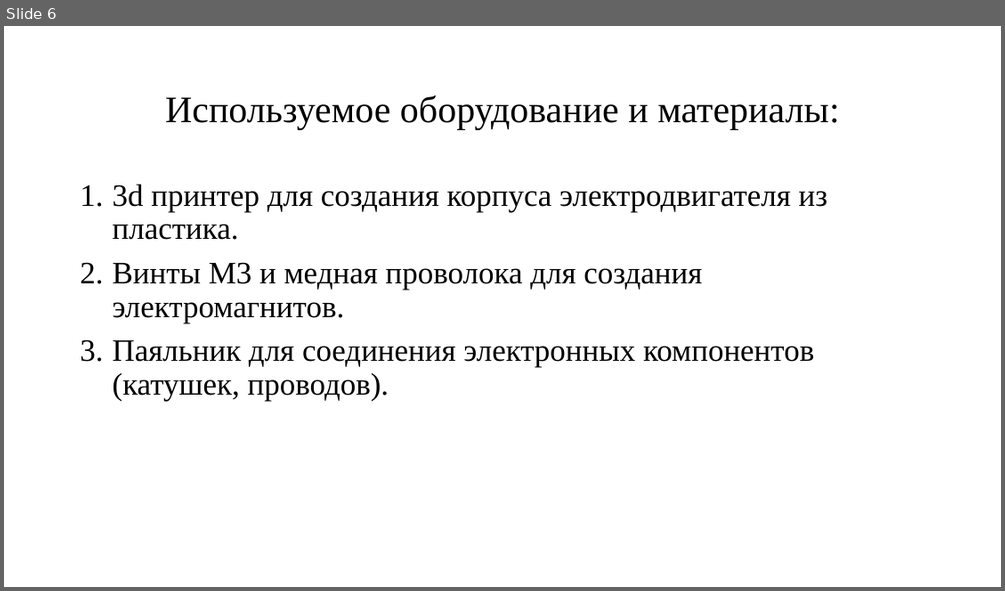
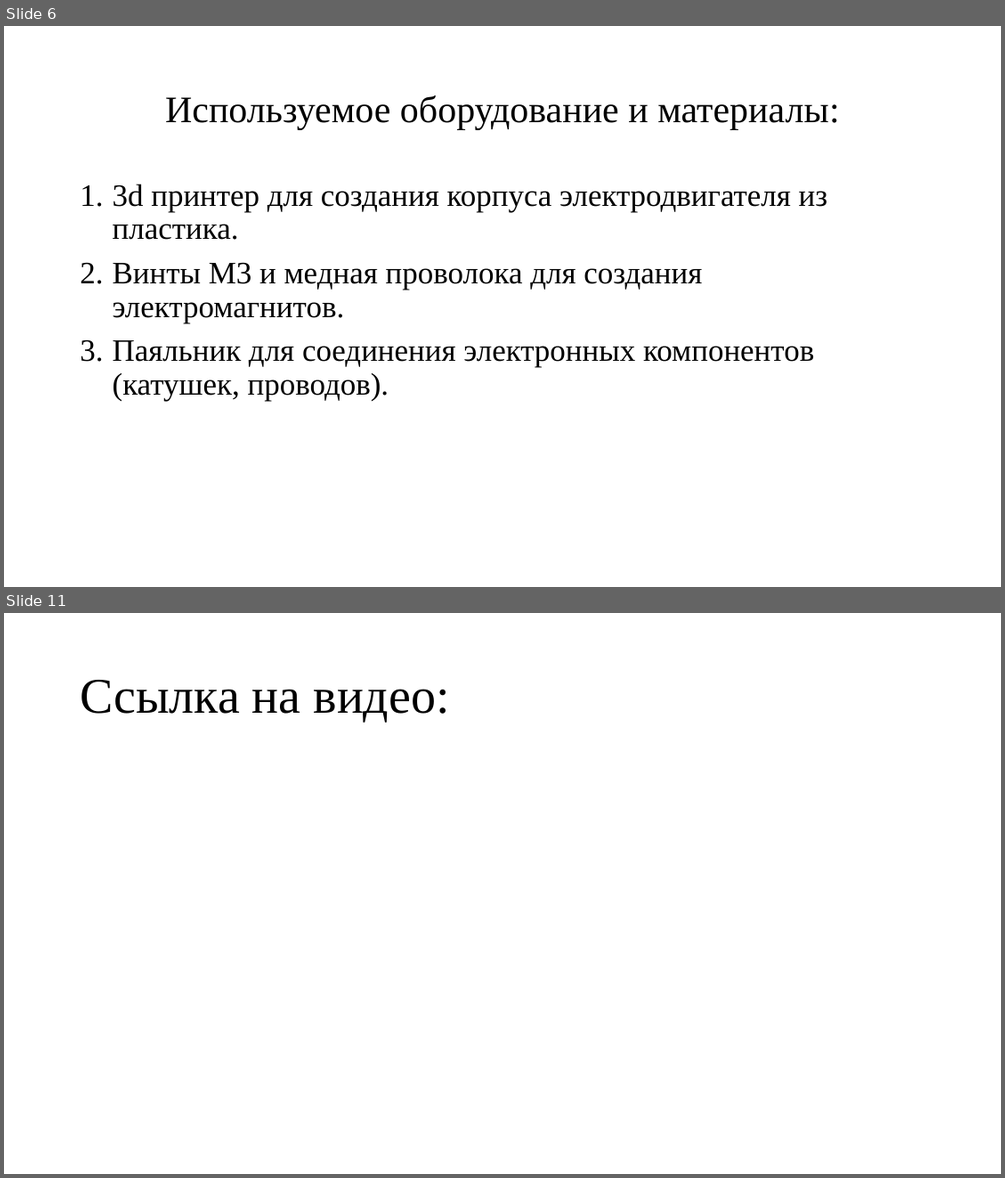
Before and after one commit to KuzovlevAnton/photos, a slide deck: Кузовлев.pptx. Shown one above the other, each under a label of ours: slide 6 before the commit, slides 6 and 11 after it; the slides between them are not shown. The pictures are 1005x591 and 1005x1178 pixels, drawn with LibreOffice and Linux fonts; fonts in the diff are those of the drawing. Boxes give left, top, right and bottom in pixels: in the first picture for what was removed or moved away, otherwise in the second. Text is boxed around its words. In the diff, an @@ line names an element or a change of style, - is before the commit and + after.

```diff
--- a/Кузовлев.pptx
+++ b/Кузовлев.pptx
@@ slide 11 added at (4,613,1001,1174), background #FFFFFF @@
@@ title added at (80,680,451,722), 48 pt, text #000000 @@
+Ссылка на видео:
```
Also in this commit, not shown: 5 slides changed, 3 other slides added, 1 other file.
